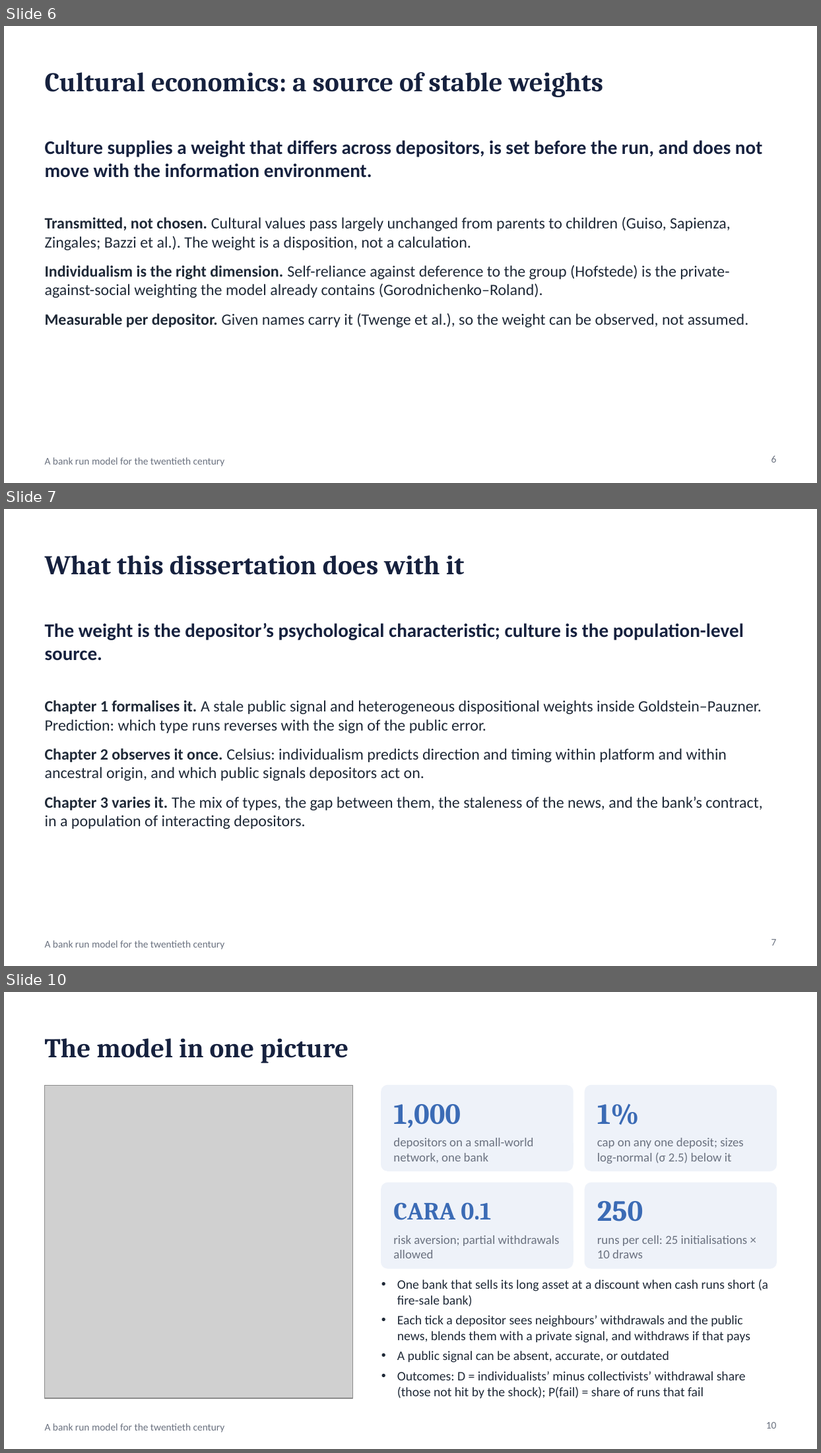
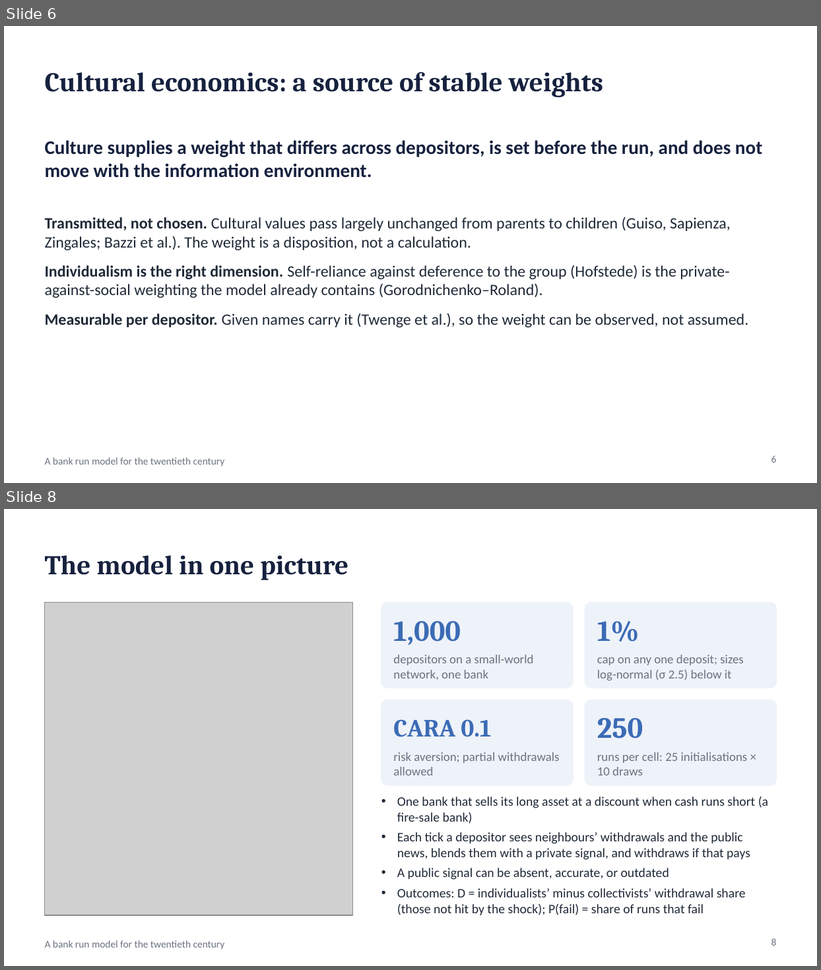
Before and after one commit to wlstover/BankRuns5, a slide deck: docs/deck_2026-10-26_seminar.pptx. Shown one above the other, each under a label of ours: slides 6, 7 and 10 before the commit, slides 6 and 8 after it; the slides between them are not shown. The pictures are 821x1453 and 821x970 pixels, drawn with LibreOffice and Linux fonts; fonts in the diff are those of the drawing; grey boxes stand for pictures. Boxes give left, top, right and bottom in pixels: in the first picture for what was removed or moved away, otherwise in the second. Text is boxed around its words. In the diff, an @@ line names an element or a change of style, - is before the commit and + after.

```diff
--- a/docs/deck_2026-10-26_seminar.pptx
+++ b/docs/deck_2026-10-26_seminar.pptx
@@ slide 7 removed at [4, 509, 817, 966], background #FFFFFF; not listed: 1 template element that a slide beside it also shows @@
@@ title removed at [45, 555, 465, 575] @@
-What this dissertation does with it
@@ text removed at [45, 623, 744, 661] @@
-The weight is the depositor’s psychological characteristic; culture is the population-level source.
@@ text removed at [45, 700, 763, 829] @@
-• Chapter 1 formalises it. A stale public signal and heterogeneous dispositional weights inside Goldstein–Pauzner. Prediction: which type runs reverses with the sign of the public error.
-• Chapter 2 observes it once. Celsius: individualism predicts direction and timing within platform and within ancestral origin, and which public signals depositors act on.
-• Chapter 3 varies it. The mix of types, the gap between them, the staleness of the news, and the bank’s contract, in a population of interacting depositors.
@@ page number removed at [772, 939, 777, 946] @@
-7
@@ what was slide 10 is now slide 8 @@
@@ page number at [772, 939, 777, 946]: text changed @@
-10
+8
```
Also in this commit, not shown: 1 slide changed, 1 other slide removed, 2 other files.
